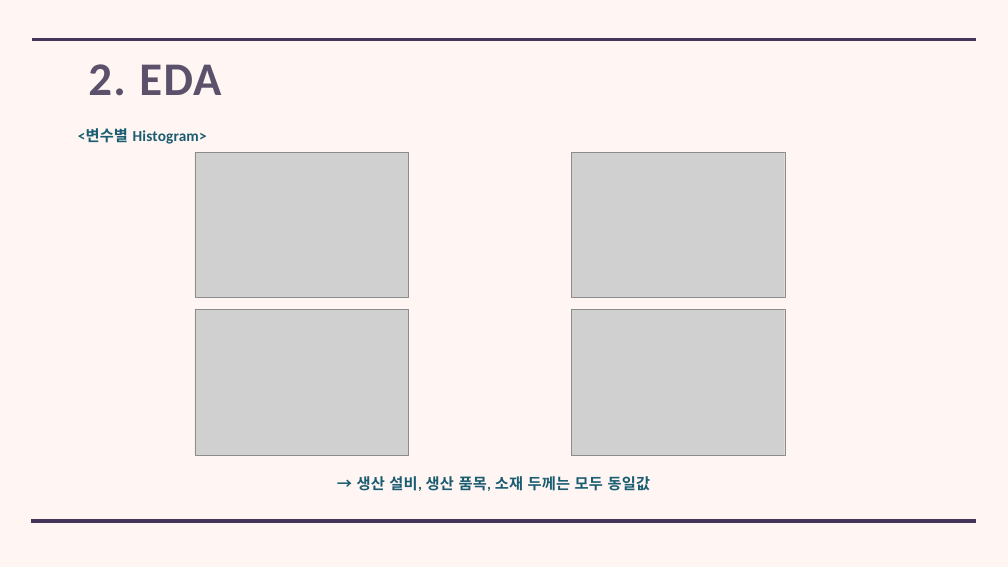
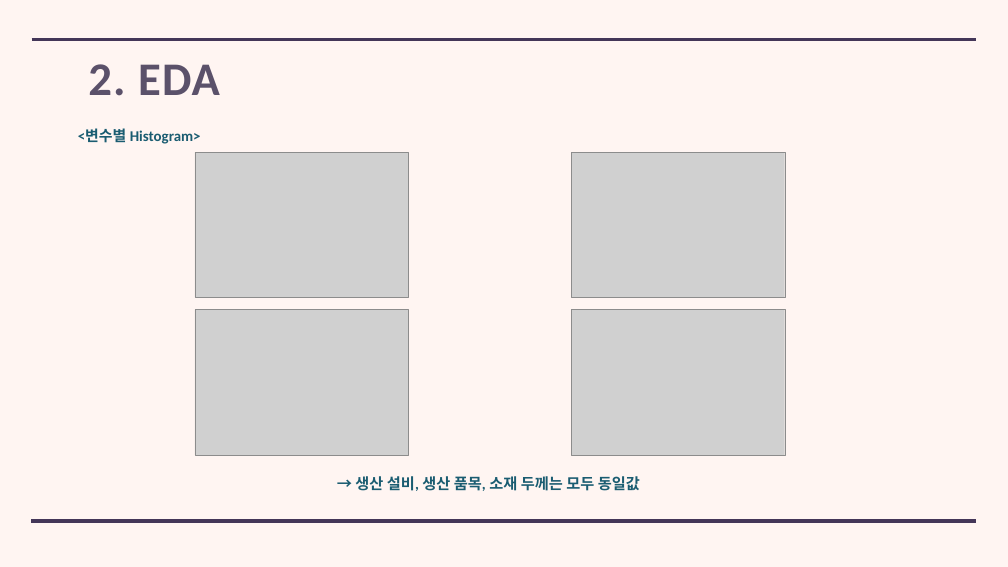
Before and after one commit to jun4879/cbnu_21_2_big_data, a slide deck: slide 5 of big_data_final_project/산업빅데이터분석실제_기말발표_2021254005_김준태.pptx. Drawn at 1008x567 pixels with LibreOffice and Linux fonts; fonts in the diff are those of the drawing; grey boxes stand for pictures. Boxes give left, top, right and bottom in pixels: in the first picture for what was removed or moved away, otherwise in the second. Text is boxed around its words. In the diff, an @@ line names an element or a change of style, - is before the commit and + after.

```diff
--- a/big_data_final_project/산업빅데이터분석실제_기말발표_2021254005_김준태.pptx
+++ b/big_data_final_project/산업빅데이터분석실제_기말발표_2021254005_김준태.pptx
@@ title "2. EDA" at (88,64,220,96): size 89.1 to 89 pt, letter spacing 2.7 to 2 pt @@
@@ text "<변수별 Histogram>" at (78,128,201,144): size 29.2 to 28.4 pt, letter spacing 0.3 to 0 pt; less space between paragraphs @@
@@ text "→ 생산 설비, 생산 품목, ..." at (355,476,640,491): size 29.2 to 29 pt, letter spacing 0.3 to 0 pt @@
```
Also in this commit, not shown: 9 other slides changed, 13 other files.
